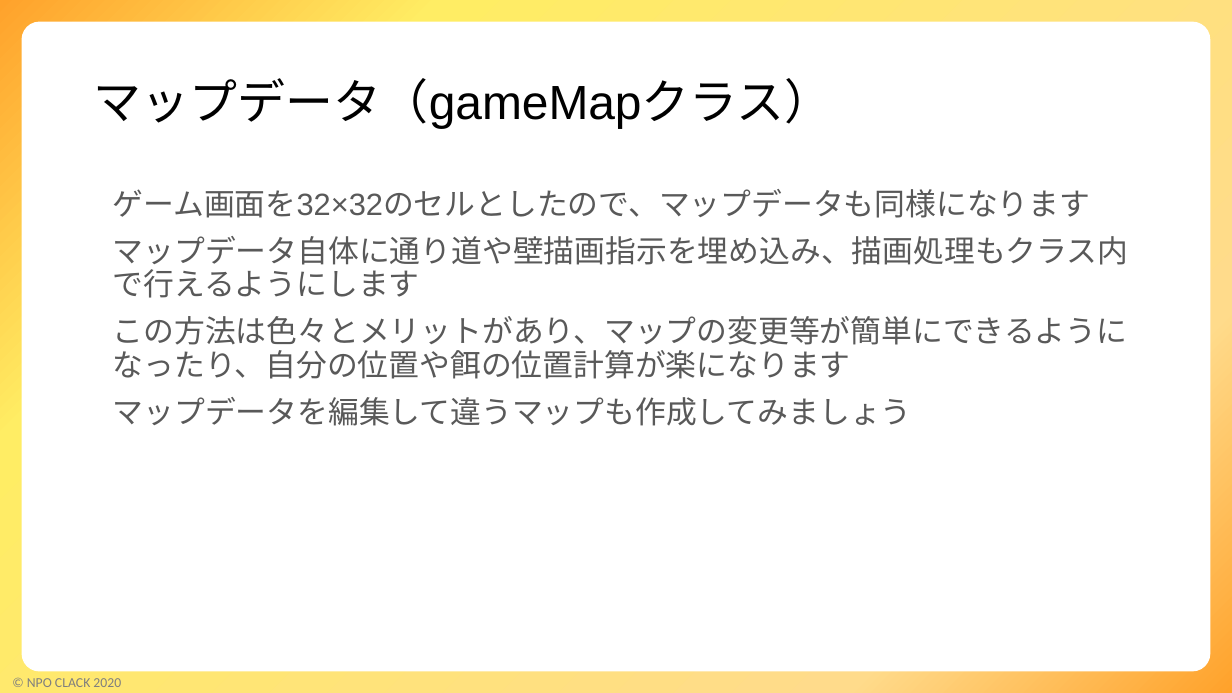
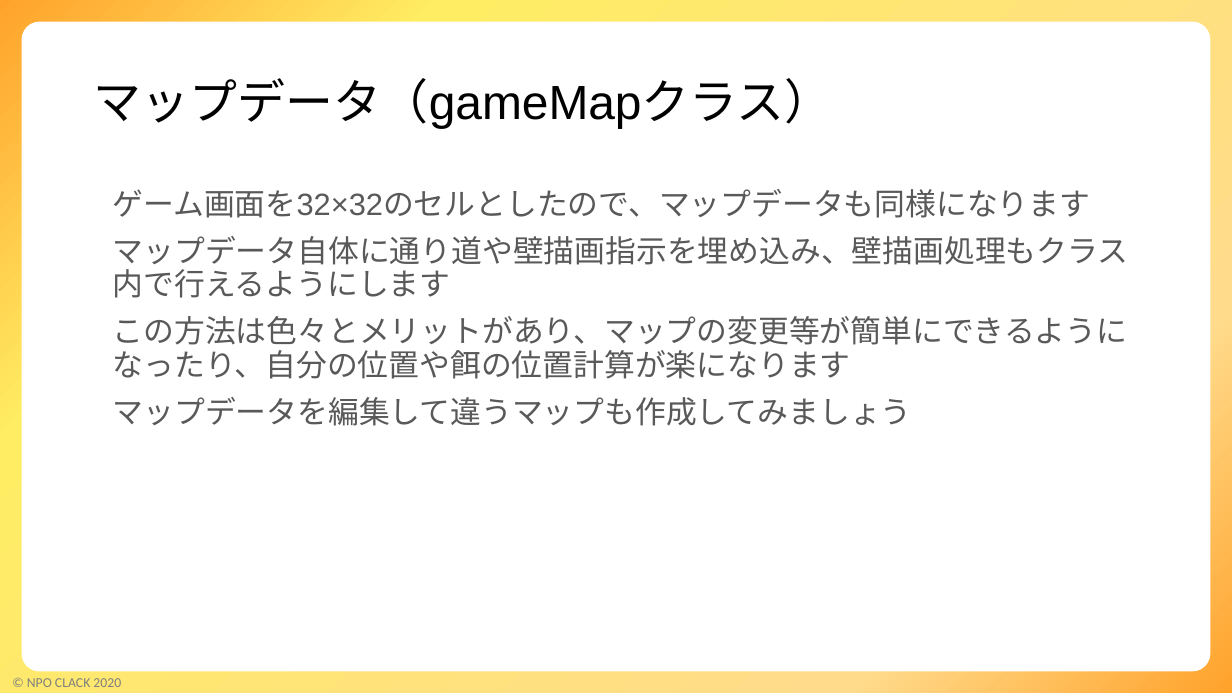
Before and after one commit to kinta2kunte/SnameGame, a slide deck: slide 5 of SnakeGame解説.pptx (slide 6 before the commit). Drawn at 1232x693 pixels with LibreOffice and Linux fonts; fonts in the diff are those of the drawing; background and template pictures are left out. Boxes give left, top, right and bottom in pixels: in the first picture for what was removed or moved away, otherwise in the second. Text is boxed around its words. In the diff, an @@ line names an element or a change of style, - is before the commit and + after.

```diff
--- a/SnakeGame解説.pptx
+++ b/SnakeGame解説.pptx
@@ text at <box>113,236,1129,298</box>: text changed @@
-マップデータ自体に通り道や壁描画指示を埋め込み、描画処理もクラス内で行えるようにします
+マップデータ自体に通り道や壁描画指示を埋め込み、壁描画処理もクラス内で行えるようにします
```
Also in this commit, not shown: 6 other slides changed, 1 slide removed, 1 other file.
